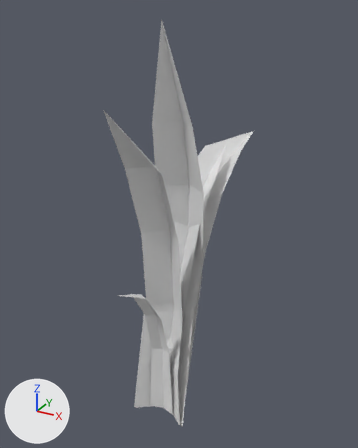
The glTF model assets/terrain/foliage/grass.glb, before and after one commit.
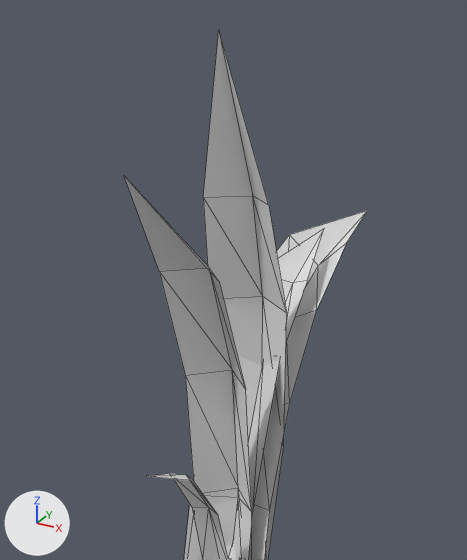
The first picture shows the older version from a camera (50 mm lens) standing at (0.242, -0.392, 0.445) and looking at (-0.019, 0.082, 0.207). The close-ups show both versions on the part from 7% to 88% of the width and 0% to 78% of the height of that picture. The lights are fixed; the arrows at lower left show +X, +Y and +Z. The close-ups show mesh edges as thin lines. Where no turn or scale is listed for an object, it has been applied to the vertices.

The first close-up shows 'grass_blade_1', 'grass_blade_1.001', 'grass_blade_1.002', 'grass_blade_1.003', 'grass_blade_1.004'.
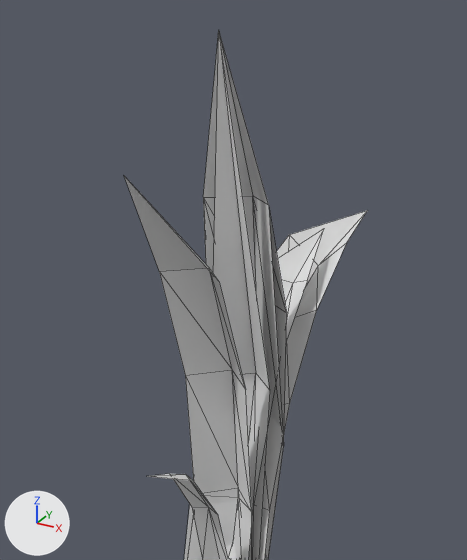
Patch to the scene script:
```diff
--- a/assets/terrain/foliage/grass.glb.py
+++ b/assets/terrain/foliage/grass.glb.py
@@ me_plane_007 @@
+me_plane_007.from_pydata([(-0.033, -0.006, -0.009), (0.033, -0.006, -0.009), (-0.023, 0.039, 0.211), (0.023, 0.039, 0.211), (0.0, 0.016, -0.009), (0.0, 0.016, 0.434), (0.0, 0.061, 0.21)], [], [(6, 4, 1), (6, 1, 3), (6, 3, 5), (2, 6, 5), (2, 0, 4), (2, 4, 6)])
@@ me_plane_006 @@
+me_plane_006.from_pydata([(-0.033, -0.006, -0.009), (0.033, -0.006, -0.009), (-0.023, 0.033, 0.337), (0.023, 0.033, 0.337), (0.029, 0.049, 0.165), (-0.029, 0.049, 0.165), (0.0, 0.016, -0.009), (0.0, 0.016, 0.434), (0.0, 0.071, 0.165), (0.0, 0.056, 0.336)], [], [(1, 4, 8), (1, 8, 6), (9, 8, 4), (9, 4, 3), (2, 5, 8), (2, 8, 9), (9, 3, 7), (2, 9, 7), (8, 5, 0), (8, 0, 6)])
@@ ob_grass_blade_1_2 @@
+ob_grass_blade_1_2 = bpy.data.objects.new('grass_blade_1.2', me_plane_007)
+ob_grass_blade_1_2.location = (0.0, 0.0, 0.0)
@@ ob_grass_blade_1_1 @@
+ob_grass_blade_1_1 = bpy.data.objects.new('grass_blade_1.1', me_plane_006)
+ob_grass_blade_1_1.location = (0.0, 0.0, 0.0)
```

Where the change shows, as pixel boxes [x1, y1, x2, y2] in the close-ups (467 x 560 px):
'grass_blade_1.2', added
    after: [213, 33, 270, 560]
'grass_blade_1.1', added
    after: [203, 196, 284, 560]
'grass_blade_1', unchanged, covered by the edit
    before: [203, 30, 287, 560]
    after: [203, 30, 287, 559]
